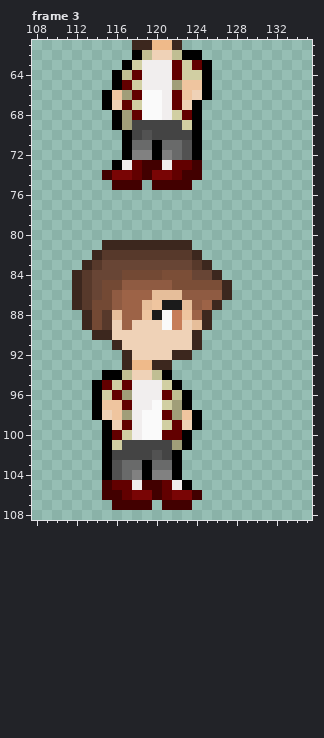
Pixel-art file: Assets/PlayerSprites/Character.aseprite. The first picture shows the starting point.
192x192 pixels, 4 frames. Colours within 5 levels of each other are drawn and written as one. Shown: frame 3: x 108..135, y 61..108. The old version is drawn lined up with the new one. The commit also changed other frames or places, which this record leaves out.
The same view after the edit:
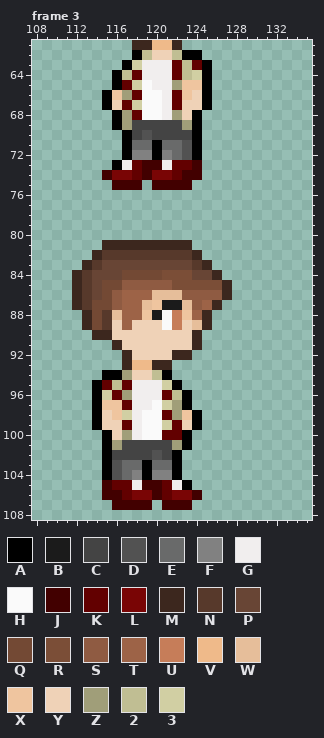
Palette (. is transparent): A #000000  B #1b1b1b  C #444444  D #525252  E #696a6a  F #818181  G #f1eeee  H #fafafa  J #420000  K #620000  L #790505  M #3c271e  N #57392b  P #684535  Q #734934  R #7b4e37  S #8f5b42  T #9d6347  U #c67d59  V #efba8a  W #e6be9a  X #efc59f  Y #efd2b7  Z #a09e79  2 #c0be93  3 #d1cfa3
Message: improve character sprite model + added animation
From old to new:
whole drawing moved by +0,-3 (the old picture is shown already moved)
Changed rows in their new state; - is an unchanged pixel.
Frame 3:
first column x 119:
 63 ----2--
 64 ----2--
 65 H------
 67 -----YA
 68 ---ZY--
 69 ----Z--
first column x 114:
 94 ---Z
 95 --2-
 98 ---3
 99 AY--
100 --YZ
101 --Z-
